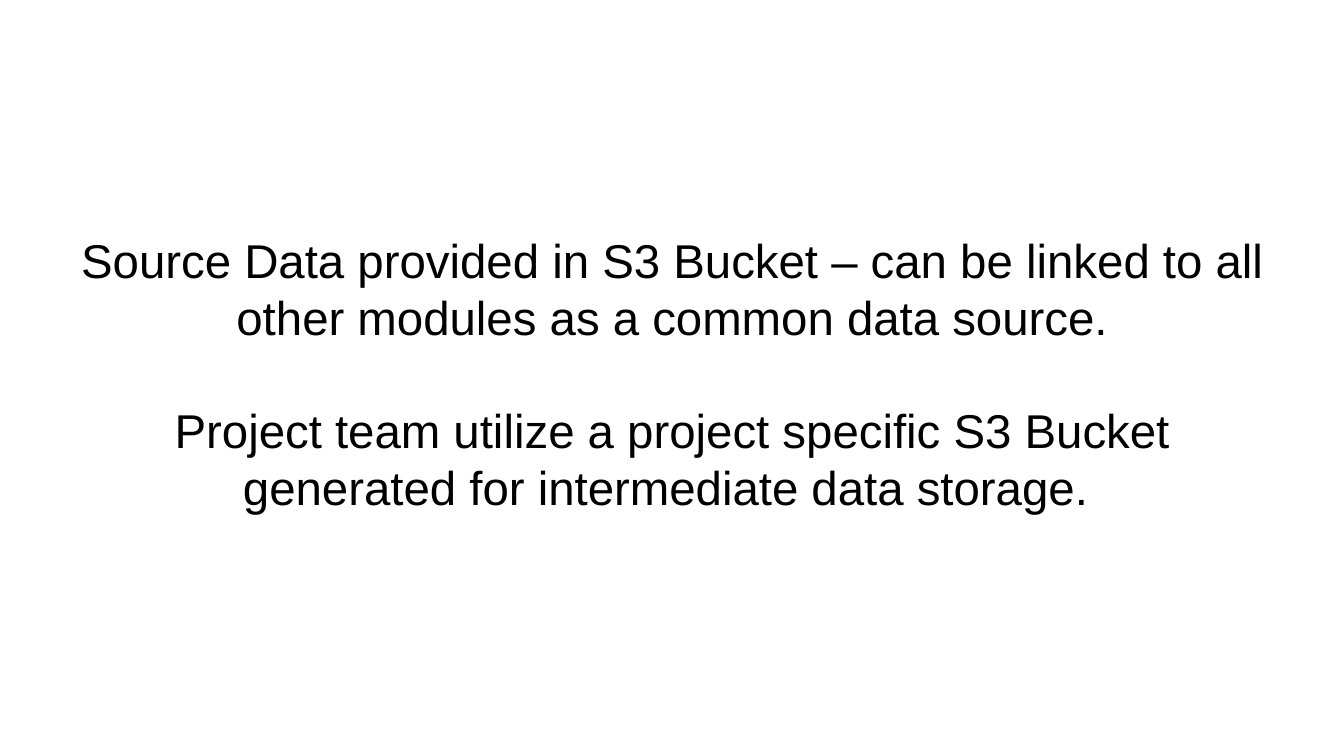
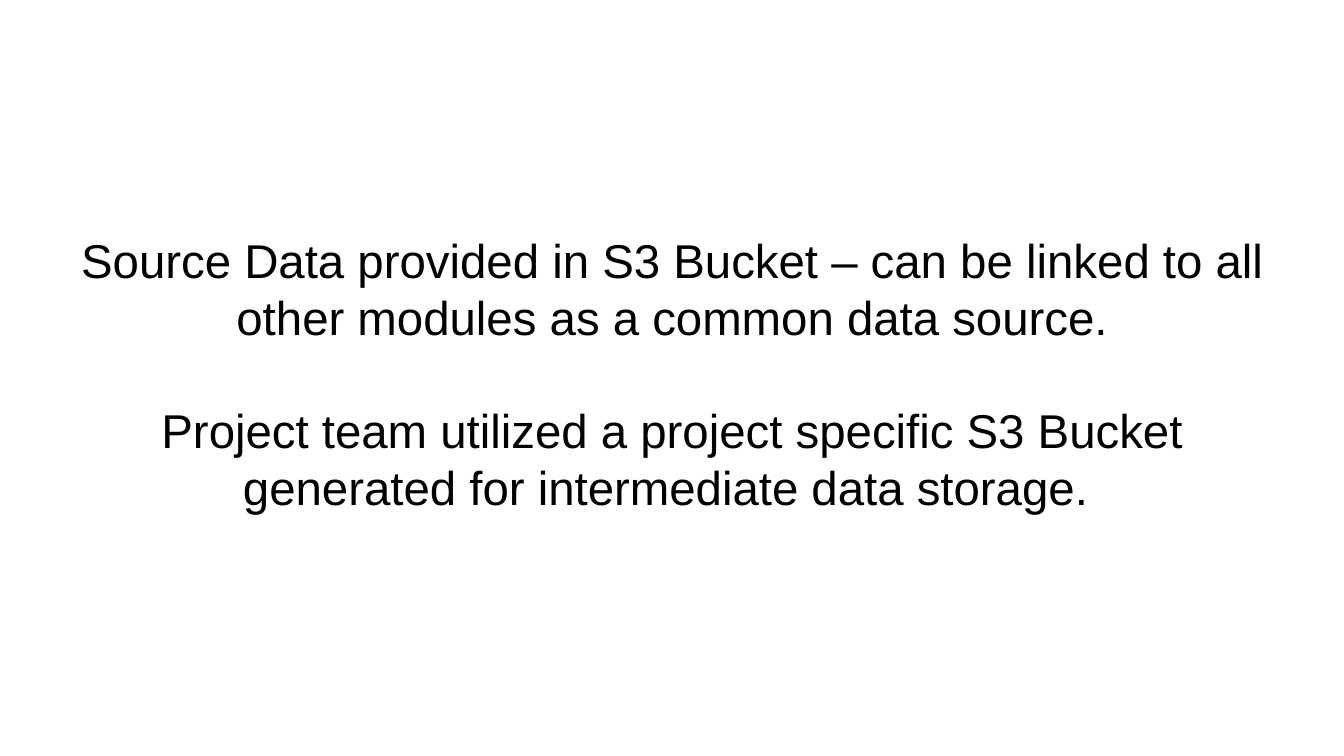
Before and after one commit to jgo-DA/Project-Movies_Team-Darmstadt, a slide deck: slide 4 of docs/Team-Darmstadt_Movies-Project_Presentation.odp. Drawn at 1344x756 pixels with LibreOffice and Linux fonts; fonts in the diff are those of the drawing; background and template pictures are left out. Boxes give left, top, right and bottom in pixels: in the first picture for what was removed or moved away, otherwise in the second. Text is boxed around its words. In the diff, an @@ line names an element or a change of style, - is before the commit and + after.

```diff
--- a/docs/Team-Darmstadt_Movies-Project_Presentation.odp
+++ b/docs/Team-Darmstadt_Movies-Project_Presentation.odp
@@ subtitle at bbox=[161, 413, 1183, 515]: text changed @@
-Project team utilize a project specific S3 Bucket generated for intermediate data storage.
+Project team utilized a project specific S3 Bucket generated for intermediate data storage.
```
Also in this commit, not shown: 4 other slides changed, 2 slides added, 1 slide removed, 1 other file.
